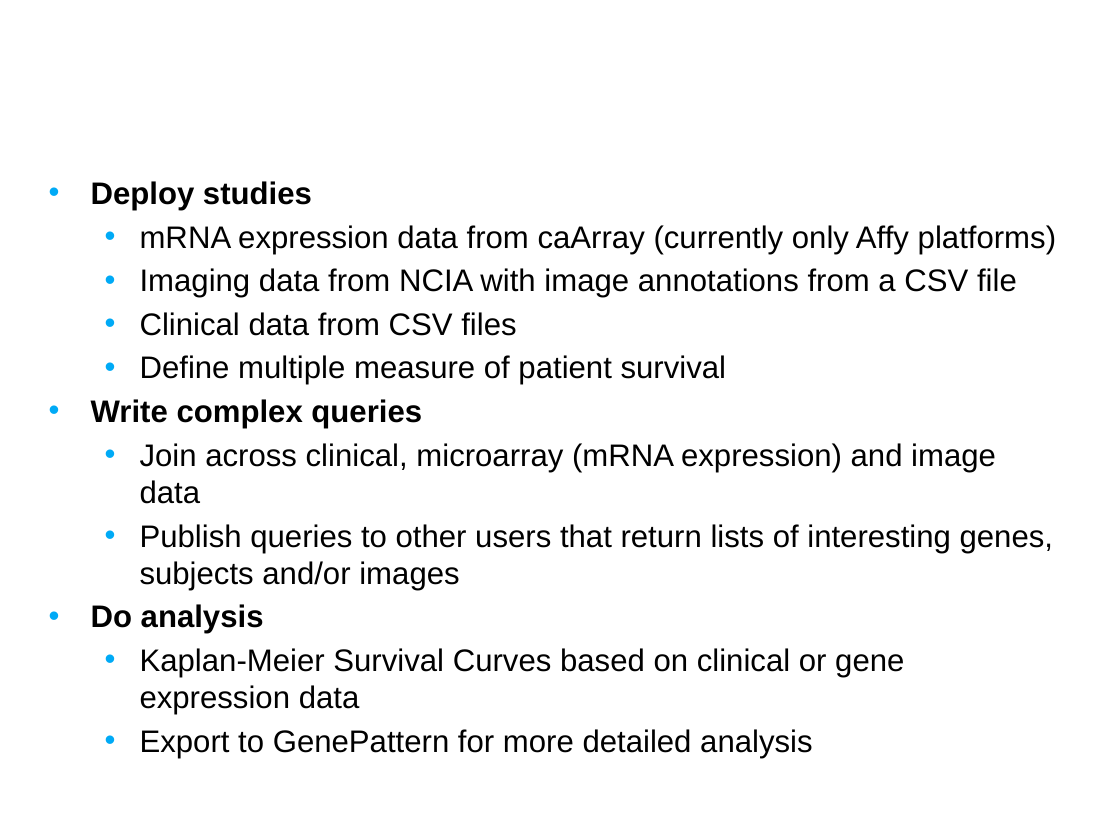
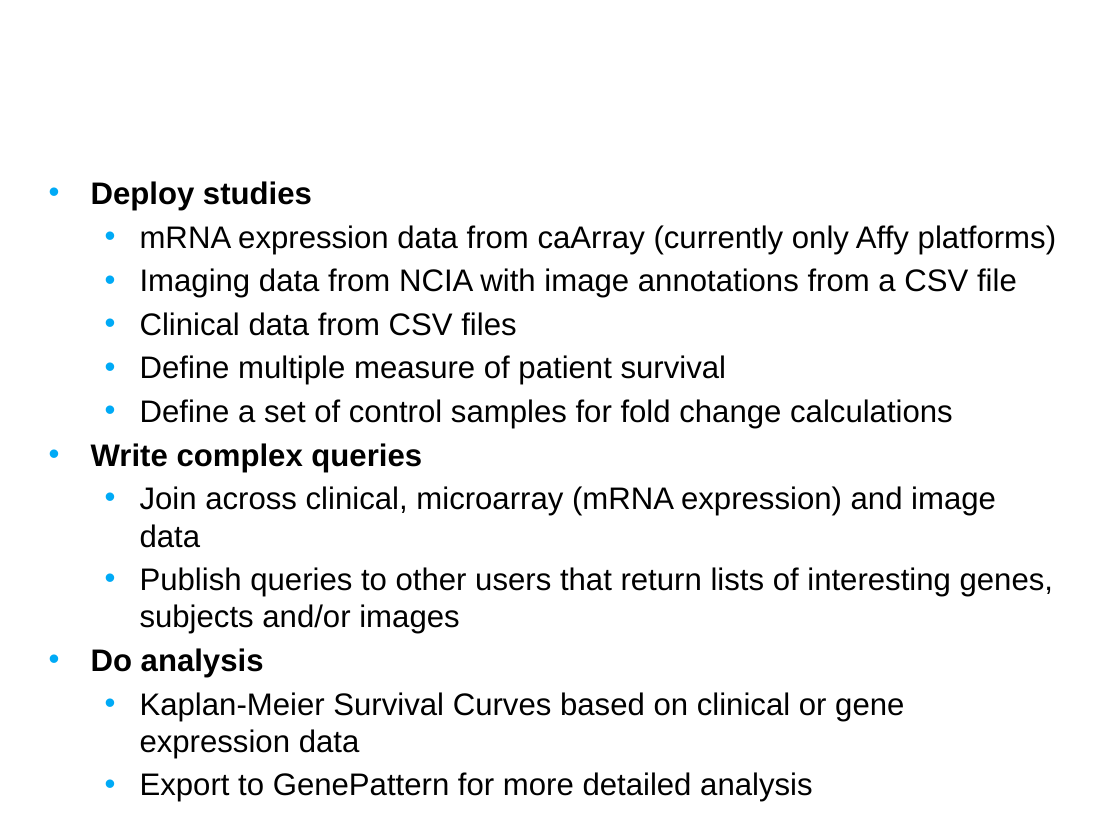
Before and after one commit to NCIP/caintegrator, a slide deck: slide 5 of docs/project_management/external_meetings/Pre Alpha Release Intro Slides.pptx. Drawn at 1120x840 pixels with LibreOffice and Linux fonts; fonts in the diff are those of the drawing; background and template pictures are left out. Boxes give left, top, right and bottom in pixels: in the first picture for what was removed or moved away, otherwise in the second. Text is boxed around its words. In the diff, an @@ line names an element or a change of style, - is before the commit and + after.

```diff
--- a/docs/project_management/external_meetings/Pre Alpha Release Intro Slides.pptx
+++ b/docs/project_management/external_meetings/Pre Alpha Release Intro Slides.pptx
@@ text at bbox=[140, 399, 953, 428]: paragraph added @@
+  • Define a set of control samples for fold change calculations
```
Also in this commit, not shown: 3 other slides changed.
